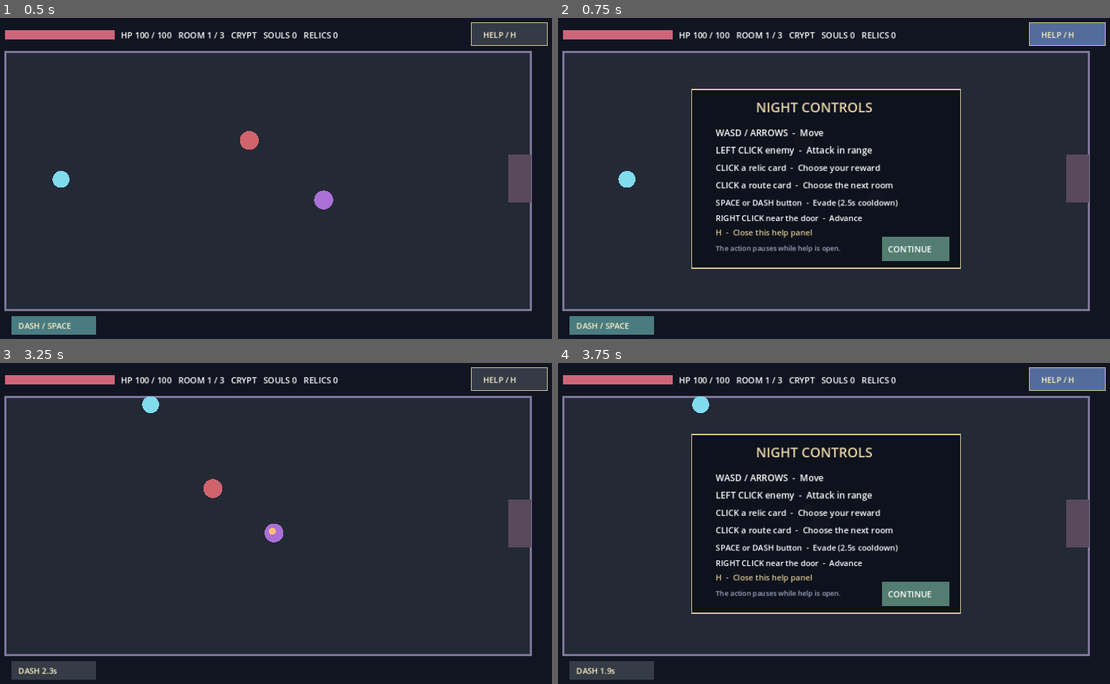
Above: before the commit, frames 1-4 (two rows, left to right).
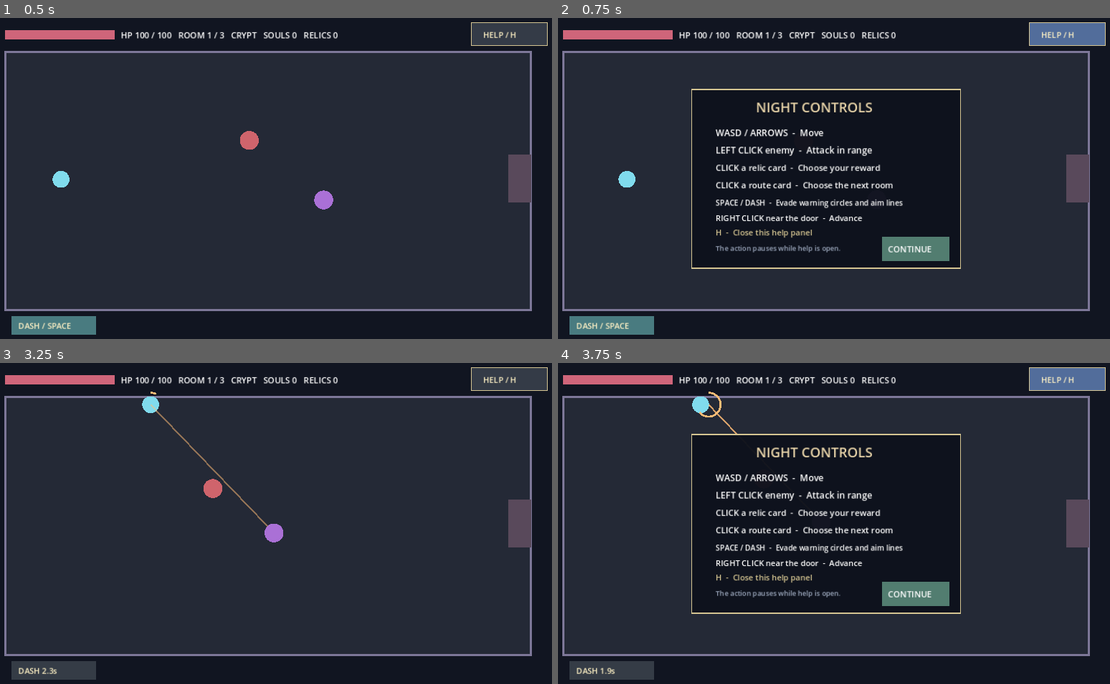
Above: after the commit, the same moments.

Repository: DoctorStrangeSH/Last-Ritual
Game: Godot game, scene res://scenes/topdown_night_prototype.tscn
The game is run twice, just before and just after one commit, with the same random seed, the same clock (stepped at 60 frames per second) and the same inputs. This scene is started directly instead of the project's main scene.
Inputs (mouse positions are in pixels of both pictures, inside the frame that each line leads up to):
- Up to frame 1 (0.5 s): no input
- Up to frame 2 (0.75 s): tap Enter at 0.5 s; move the mouse to (949, 162) at 0.52 s; hold Right (ui_right) from 0.53 s (still down); tap H at 0.6 s; click (949, 162) at 0.67 s
- Up to frame 3 (3.25 s): tap Space at 0.77, 1.25, 1.52, 3.02 s; move the mouse to (154, 539) at 1.27 s; release Right (ui_right) at 1.28 s; hold Down (ui_down) 1.28-2.03 s; tap R at 1.35, 2.85 s; tap Enter at 2 s; move the mouse to (325, 452) at 2.02 s; hold Right (ui_right) 2.03-2.78 s; tap H at 2.1 s; move the mouse to (237, 587) at 2.77 s; hold Up (ui_up) from 2.78 s (still down); click (237, 587) at 2.92 s
- Up to frame 4 (3.75 s): move the mouse to (999, 571) at 3.52 s; release Up (ui_up) at 3.53 s; hold Left (ui_left) from 3.53 s (still down); tap H at 3.6 s

Frame 1 is identical in both runs. In frame 2, 0.5% of the frame differs, in the area x 28-63%, y 56-60%; in frame 3, 0.2%; in frame 4, 0.6%, in the area x 25-63%, y 8-60%.

Commit message:
feat(night): telegraph locked ranged shots and melee strikes so dodge can evade

Diff:
--- a/scripts/topdown_night_prototype.gd
+++ b/scripts/topdown_night_prototype.gd
@@ -8,6 +8,11 @@
 const DASH_DISTANCE := 170.0
 const DASH_COOLDOWN := 2.5
 const DASH_INVULNERABILITY := 0.22
+const RANGED_WARNING := 0.65
+const MELEE_WARNING := 0.45
+const MELEE_RECHARGE := 1.15
+const MELEE_REACH := 60.0
+const MELEE_HIT_RADIUS := 32.0
 var room_index := 0
 var difficulty := 0 # 0 normal, 1 hard, 2 nightmare
 var dungeon_seed := 0
@@ -279,12 +284,7 @@
     if Input.is_key_pressed(KEY_W): direction.y -= 1.0
     if Input.is_key_pressed(KEY_S): direction.y += 1.0
     move_player(direction, delta)
-    ranged_fire_clock += delta
-    if ranged_fire_clock >= 1.7:
-        ranged_fire_clock = 0.0
-        for enemy in enemies:
-            if enemy["ranged"]:
-                shoot_hostile(enemy["pos"])
+    update_enemy_attacks(delta)
     for shot in hostile_shots.duplicate():
         shot["pos"] += shot["velocity"] * delta
         if not ARENA.has_point(shot["pos"]):
@@ -298,13 +298,45 @@
         var step: Vector2 = (player_pos - pos).normalized() * float(enemy["speed"]) * delta
         if enemy["ranged"] and player_pos.distance_to(pos) < 230.0:
             step = Vector2.ZERO
+        if not enemy["ranged"] and float(enemy.get("melee_warning", 0.0)) > 0.0:
+            step = Vector2.ZERO
         enemy["pos"] = (pos + step).clamp(ARENA.position, ARENA.end)
-        if player_pos.distance_to(enemy["pos"]) < 25.0 and invulnerable_time <= 0.0:
-            take_damage(10)
-    queue_redraw()
-
-func shoot_hostile(origin: Vector2) -> void:
-    var direction := (player_pos - origin).normalized()
+    queue_redraw()
+
+func update_enemy_attacks(delta: float) -> void:
+    # Ranged units lock their aim during a visible windup rather than firing instantly.
+    ranged_fire_clock += delta
+    if ranged_fire_clock >= 1.7:
+        ranged_fire_clock = fmod(ranged_fire_clock, 1.7)
+        for enemy in enemies:
+            if enemy["ranged"] and float(enemy.get("ranged_warning", 0.0)) <= 0.0:
+                enemy["ranged_warning"] = RANGED_WARNING
+                enemy["attack_target"] = player_pos
+    for enemy in enemies:
+        if enemy["ranged"]:
+            var ranged_remaining: float = float(enemy.get("ranged_warning", 0.0))
+            if ranged_remaining > 0.0:
+                enemy["ranged_warning"] = maxf(0.0, ranged_remaining - delta)
+                if float(enemy["ranged_warning"]) <= 0.0:
+                    shoot_hostile(enemy["pos"], enemy["attack_target"])
+            continue
+        var recovery: float = maxf(0.0, float(enemy.get("melee_recharge", 0.0)) - delta)
+        enemy["melee_recharge"] = recovery
+        var melee_remaining: float = float(enemy.get("melee_warning", 0.0))
+        if melee_remaining > 0.0:
+            enemy["melee_warning"] = maxf(0.0, melee_remaining - delta)
+            if float(enemy["melee_warning"]) <= 0.0:
+                # The target was locked before the strike: dodging out avoids it.
+                if player_pos.distance_to(enemy["attack_target"]) <= MELEE_HIT_RADIUS:
+                    take_damage(10)
+                enemy["melee_recharge"] = MELEE_RECHARGE
+        elif recovery <= 0.0 and enemy["pos"].distance_to(player_pos) <= MELEE_REACH:
+            enemy["melee_warning"] = MELEE_WARNING
+            enemy["attack_target"] = player_pos
+
+func shoot_hostile(origin: Vector2, target: Vector2 = Vector2.ZERO) -> void:
+    var aimed: Vector2 = player_pos if target == Vector2.ZERO else target
+    var direction := (aimed - origin).normalized()
     if direction == Vector2.ZERO:
         return
     hostile_shots.append({"pos": origin, "velocity": direction * 180.0})
@@ -407,6 +439,17 @@
         draw_rect(RESTART_BUTTON, Color("#739bb0"))
         draw_label("RESTART RUN", Vector2(488, 337), 22)
     for enemy in enemies:
+        var ranged_remaining: float = float(enemy.get("ranged_warning", 0.0))
+        var melee_remaining: float = float(enemy.get("melee_warning", 0.0))
+        if ranged_remaining > 0.0:
+            var aim: Vector2 = enemy["attack_target"]
+            var charge: float = 1.0 - ranged_remaining / RANGED_WARNING
+            draw_line(enemy["pos"], aim, Color("#ffbc76", 0.45 + charge * 0.55), 3.0)
+            draw_arc(aim, 24.0, -PI / 2.0, -PI / 2.0 + TAU * charge, 32, Color("#ffbc76"), 4.0)
+        elif melee_remaining > 0.0:
+            var attack_at: Vector2 = enemy["attack_target"]
+            var charge: float = 1.0 - melee_remaining / MELEE_WARNING
+            draw_arc(attack_at, MELEE_HIT_RADIUS, -PI / 2.0, -PI / 2.0 + TAU * charge, 32, Color("#ff7b89"), 5.0)
         var enemy_color: Color = Color("#fff1d1") if float(enemy.get("hit_flash", 0.0)) > 0.0 else (Color("#aa70d6") if enemy["ranged"] else Color("#cf646c"))
         draw_circle(enemy["pos"], 23.0 if float(enemy.get("hit_flash", 0.0)) > 0.0 else 19.0, enemy_color)
     for burst in death_bursts:
@@ -460,7 +503,7 @@
         draw_label("LEFT CLICK enemy  -  Attack in range", Vector2(354, 273), 18)
         draw_label("CLICK a relic card  -  Choose your reward", Vector2(354, 308), 17)
         draw_label("CLICK a route card  -  Choose the next room", Vector2(354, 343), 17)
-        draw_label("SPACE or DASH button  -  Evade (2.5s cooldown)", Vector2(354, 378), 16)
+        draw_label("SPACE / DASH  -  Evade warning circles and aim lines", Vector2(354, 378), 15)
         draw_label("RIGHT CLICK near the door  -  Advance", Vector2(354, 409), 16)
         draw_label("H  -  Close this help panel", Vector2(354, 438), 16, Color("#d5c592"))
         draw_label("The action pauses while help is open.", Vector2(354, 469), 14, Color("#9da9bf"))
